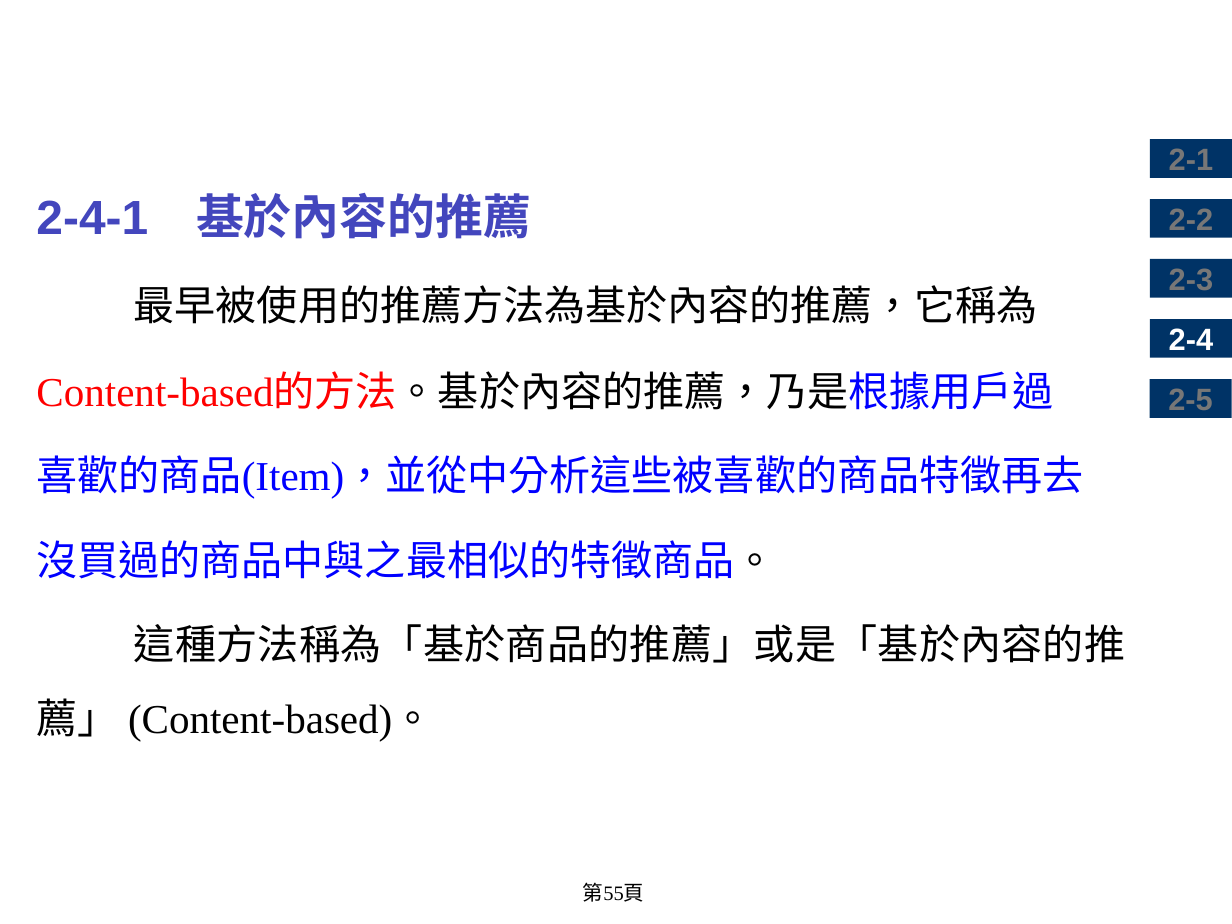
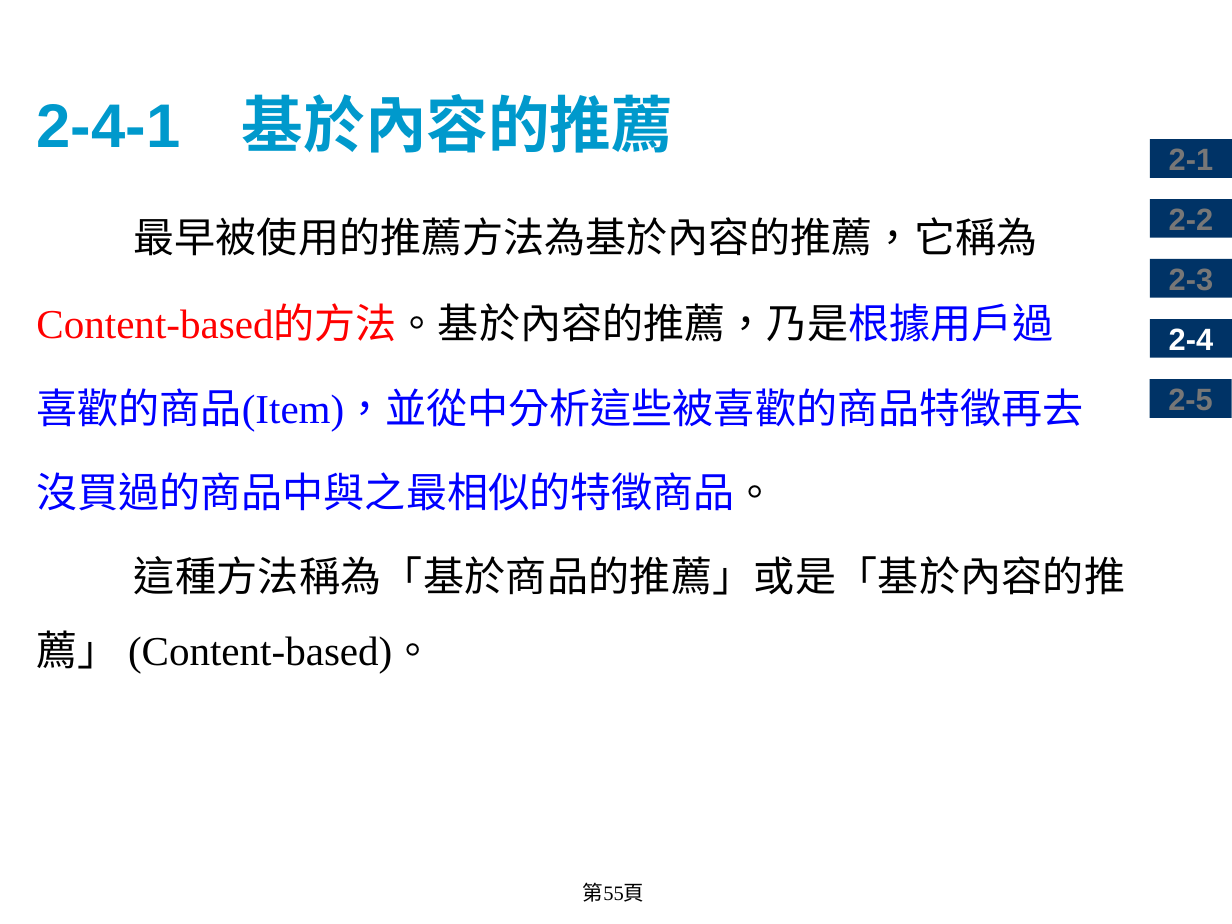
Before and after one commit to chih-chengwu/Artificial-Intelligence-MD, a slide deck: slide 55 of 2.人工智慧應用.pptx. Drawn at 1232x924 pixels with LibreOffice and Linux fonts; fonts in the diff are those of the drawing; background and template pictures are left out. Boxes give left, top, right and bottom in pixels: in the first picture for what was removed or moved away, otherwise in the second. Text is boxed around its words. In the diff, an @@ line names an element or a change of style, - is before the commit and + after.

```diff
--- a/2.人工智慧應用.pptx
+++ b/2.人工智慧應用.pptx
@@ title added at <box>36,94,673,153</box>, 36 pt, text #0099CC, bold @@
+2-4-1 基於內容的推薦
@@ text at <box>36,193,531,239</box>: paragraph removed @@
-2-4-1 基於內容的推薦
```
Also in this commit, not shown: 43 other slides changed, 14 slides added, 14 slides removed, 3 other files.
